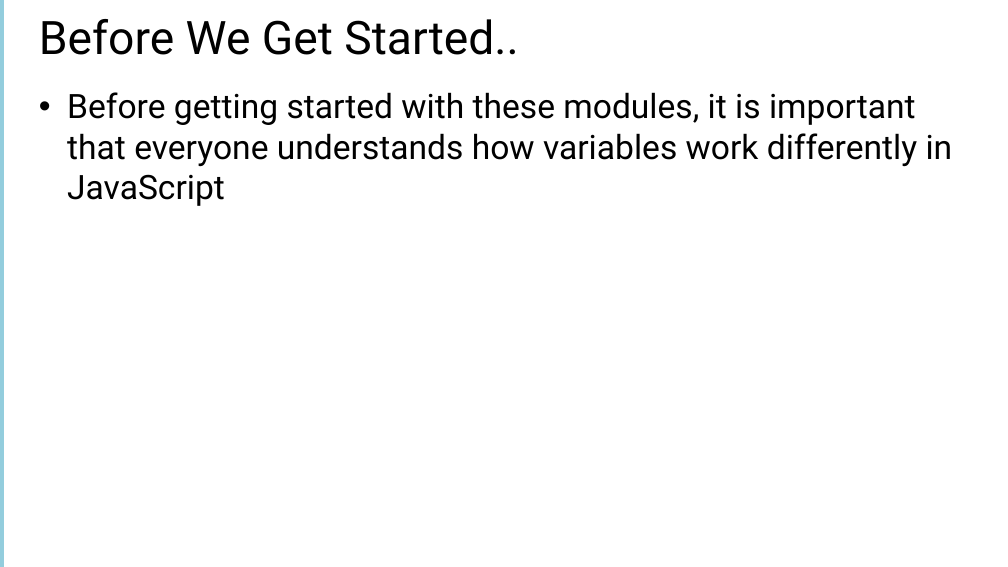
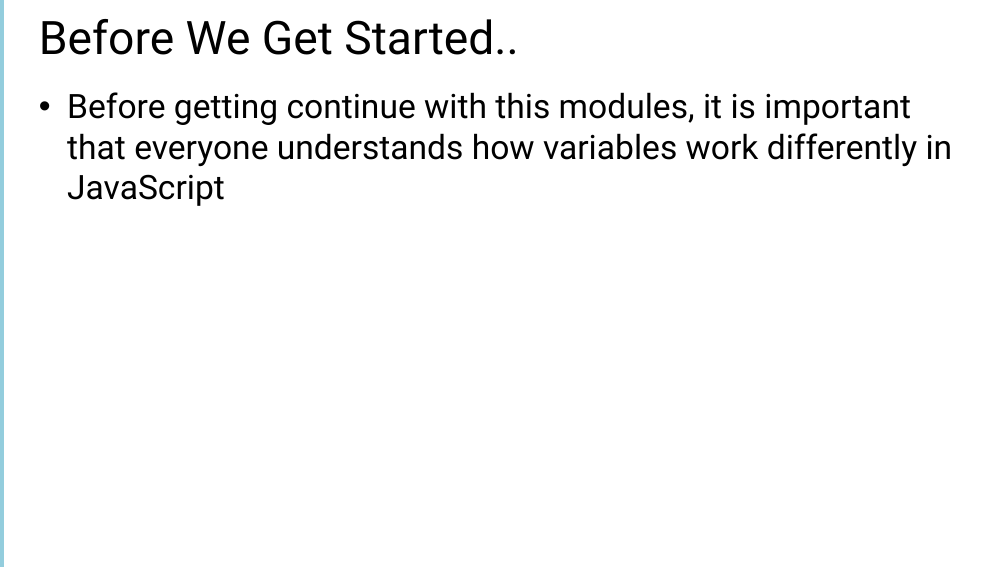
Before and after one commit to Amart85/JavaScript-Experienced-Developers, a slide deck: slide 11 of Slides/Module 1 -Getting Started With JavaScript.pptx (slide 9 before the commit). Drawn at 1008x567 pixels with LibreOffice and Linux fonts; fonts in the diff are those of the drawing. Boxes give left, top, right and bottom in pixels: in the first picture for what was removed or moved away, otherwise in the second. Text is boxed around its words. In the diff, an @@ line names an element or a change of style, - is before the commit and + after.

Commit message:
Update to Modules

```diff
--- a/Slides/Module 1 -Getting Started With JavaScript.pptx
+++ b/Slides/Module 1 -Getting Started With JavaScript.pptx
@@ text at <box>67,92,953,206</box>: text changed @@
-• Before getting started with these modules, it is important that everyone understands how variables work differently in JavaScript
+• Before getting continue with this modules, it is important that everyone understands how variables work differently in JavaScript
```
Also in this commit, not shown: 5 slides added, 1 slide removed, 4 other files.
